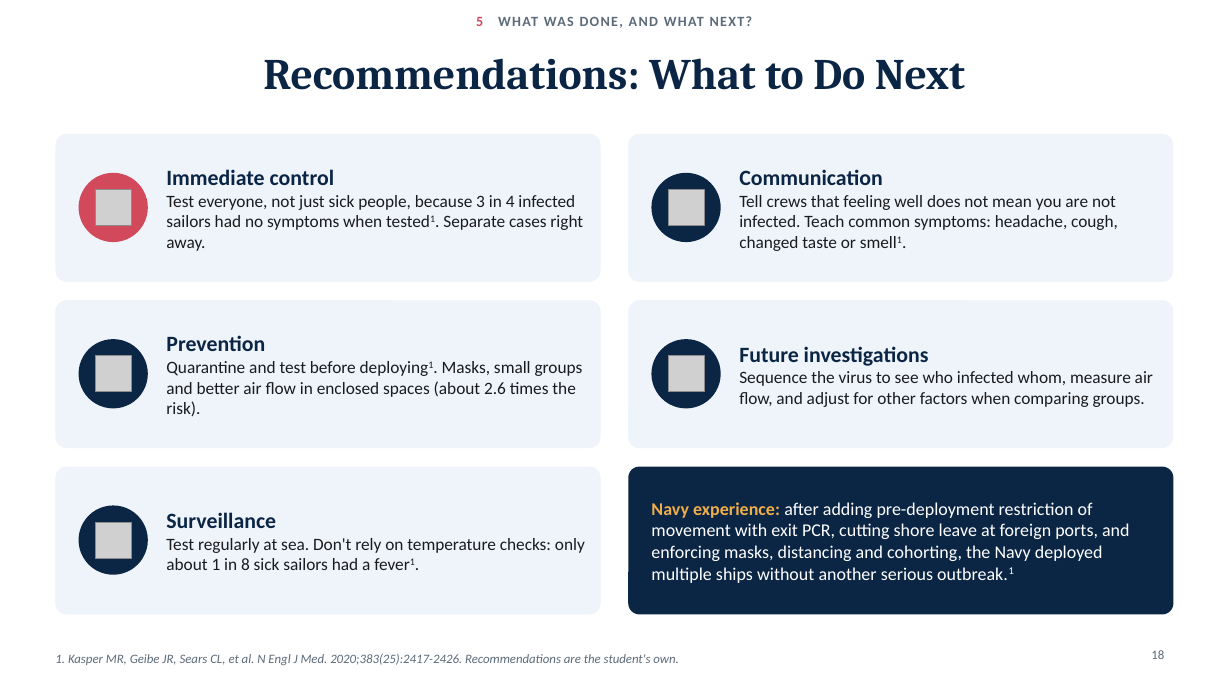
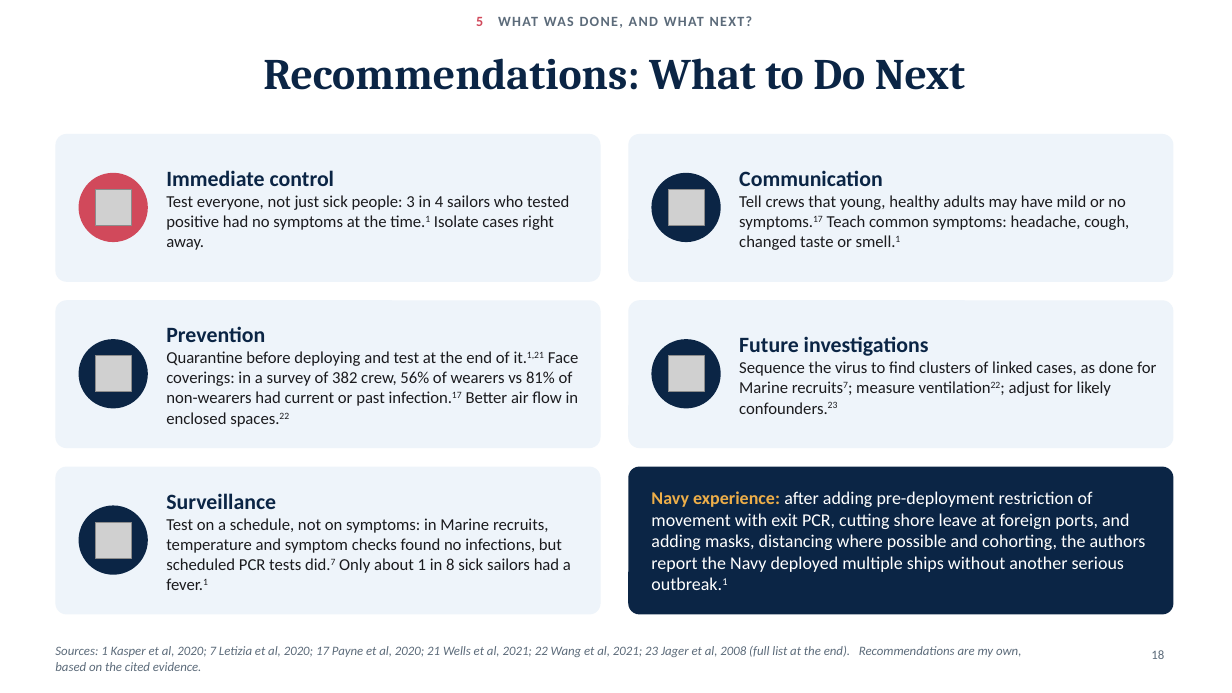
Before and after one commit to adebowa96/Research, a slide deck: slide 18 of Outbreak_of_the_Day/Covid19_Aircraft_Carrier_Outbreak.pptx. Drawn at 1232x693 pixels with LibreOffice and Linux fonts; fonts in the diff are those of the drawing; grey boxes stand for pictures. Boxes give left, top, right and bottom in pixels: in the first picture for what was removed or moved away, otherwise in the second. Text is boxed around its words. In the diff, an @@ line names an element or a change of style, - is before the commit and + after.

```diff
--- a/Outbreak_of_the_Day/Covid19_Aircraft_Carrier_Outbreak.pptx
+++ b/Outbreak_of_the_Day/Covid19_Aircraft_Carrier_Outbreak.pptx
@@ text at bbox=[166, 195, 569, 250]: text changed; size 13.5 to 13 pt @@
-Test everyone, not just sick people, because 3 in 4 infected sailors had no symptoms when tested1. Separate cases right away.
+Test everyone, not just sick people: 3 in 4 sailors who tested positive had no symptoms at the time.1 Isolate cases right away.
@@ text at bbox=[739, 195, 1129, 250]: text changed; size 13.5 to 13 pt @@
-Tell crews that feeling well does not mean you are not infected. Teach common symptoms: headache, cough, changed taste or smell1.
+Tell crews that young, healthy adults may have mild or no symptoms.17 Teach common symptoms: headache, cough, changed taste or smell.1
@@ text at bbox=[166, 351, 579, 427]: text changed; size 13.5 to 13 pt @@
-Quarantine and test before deploying1. Masks, small groups and better air flow in enclosed spaces (about 2.6 times the risk).
+Quarantine before deploying and test at the end of it.1,21 Face coverings: in a survey of 382 crew, 56% of wearers vs 81% of non-wearers had current or past infection.17 Better air flow in enclosed spaces.22
@@ text at bbox=[739, 361, 1156, 414]: text changed; size 13.5 to 13 pt @@
-Sequence the virus to see who infected whom, measure air flow, and adjust for other factors when comparing groups.
+Sequence the virus to find clusters of linked cases, as done for Marine recruits7; measure ventilation22; adjust for likely confounders.23
@@ text at bbox=[651, 491, 1146, 590]: text changed @@
-Navy experience: after adding pre-deployment restriction of movement with exit PCR, cutting shore leave at foreign ports, and enforcing masks, distancing and cohorting, the Navy deployed multiple ships without another serious outbreak.1
+Navy experience: after adding pre-deployment restriction of movement with exit PCR, cutting shore leave at foreign ports, and adding masks, distancing where possible and cohorting, the authors report the Navy deployed multiple ships without another serious outbreak.1
@@ text at bbox=[166, 518, 571, 590]: text changed; size 13.5 to 13 pt @@
-Test regularly at sea. Don't rely on temperature checks: only about 1 in 8 sick sailors had a fever1.
+Test on a schedule, not on symptoms: in Marine recruits, temperature and symptom checks found no infections, but scheduled PCR tests did.7 Only about 1 in 8 sick sailors had a fever.1
@@ text at bbox=[55, 646, 1021, 671]: text changed @@
-1. Kasper MR, Geibe JR, Sears CL, et al. N Engl J Med. 2020;383(25):2417-2426. Recommendations are the student's own.
+Sources: 1 Kasper et al, 2020; 7 Letizia et al, 2020; 17 Payne et al, 2020; 21 Wells et al, 2021; 22 Wang et al, 2021; 23 Jager et al, 2008 (full list at the end). Recommendations are my own, based on the cited evidence.
```
Also in this commit, not shown: 18 other slides changed, 3 slides added, 1 slide removed.
